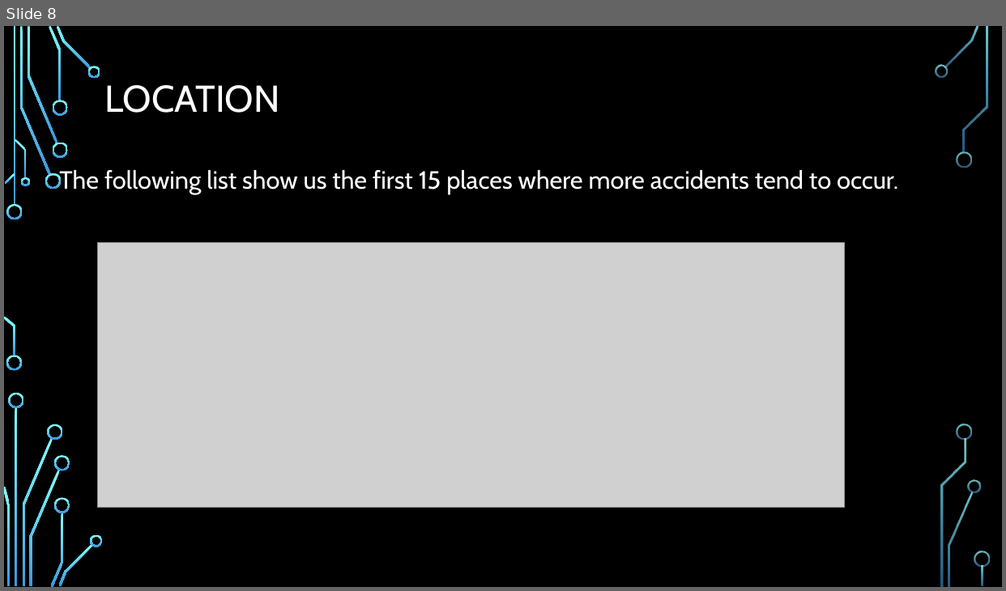
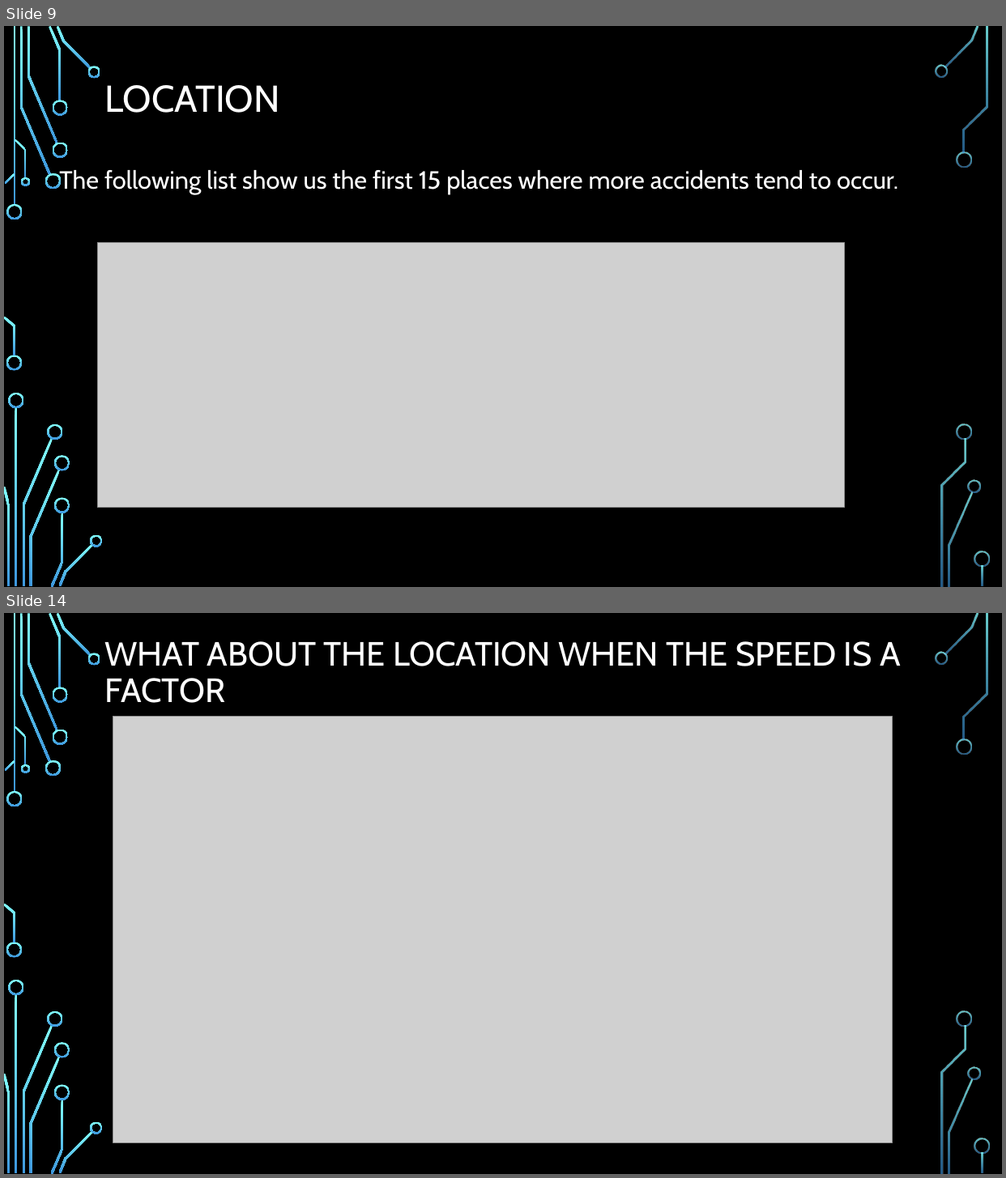
Before and after one commit to KarlaVega1201/Coursera_Capstone, a slide deck: Predict the severity of car accident.pptx. Shown one above the other, each under a label of ours: slide 8 before the commit, slides 9 and 14 after it; the slides between them are not shown. The pictures are 1006x591 and 1006x1178 pixels, drawn with LibreOffice and Linux fonts; fonts in the diff are those of the drawing; grey boxes stand for pictures; background and template pictures are left out. Boxes give left, top, right and bottom in pixels: in the first picture for what was removed or moved away, otherwise in the second. Text is boxed around its words. In the diff, an @@ line names an element or a change of style, - is before the commit and + after.

```diff
--- a/Predict the severity of car accident.pptx
+++ b/Predict the severity of car accident.pptx
@@ slide 14 added at [4, 613, 1002, 1174], background picture (left out); not listed: 36 template elements that a slide beside it also shows @@
@@ title added at [105, 641, 901, 703], 32.4 pt, text #FFFFFF @@
+WHAT ABOUT THE LOCATION WHEN THE SPEED IS A FACTOR
@@ picture added at [113, 717, 893, 1144] @@
@@ what was slide 8 is now slide 9 @@
```
Also in this commit, not shown: 1 slide changed, 5 other slides added.
